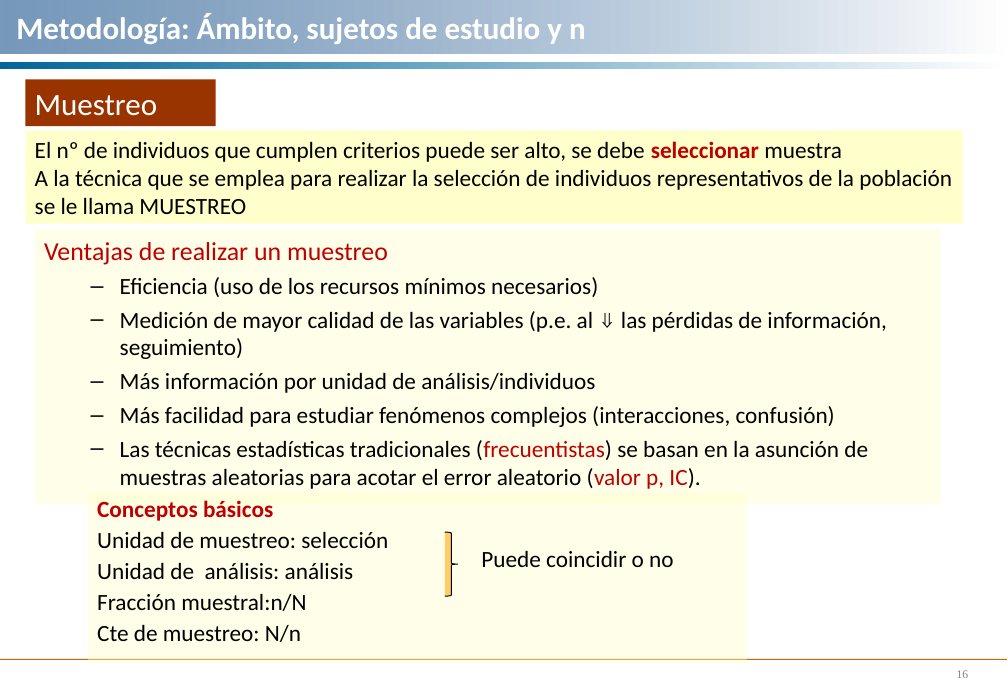
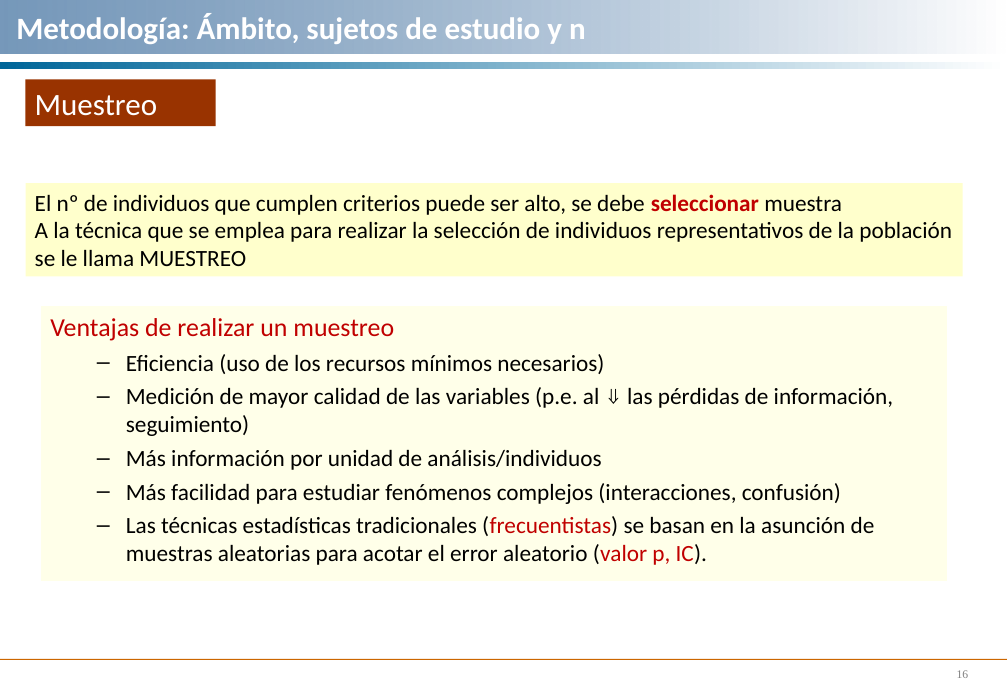
Before and after one commit to ibaitamayo/Taller_PI, a slide deck: slide 16 of Taller 2/Metodología. Taller.ppt. Drawn at 1008x698 pixels with LibreOffice and Linux fonts; fonts in the diff are those of the drawing. Boxes give left, top, right and bottom in pixels: in the first picture for what was removed or moved away, otherwise in the second. Text is boxed around its words. In the diff, an @@ line names an element or a change of style, - is before the commit and + after.

```diff
--- a/Taller 2/Metodología. Taller.ppt
+++ b/Taller 2/Metodología. Taller.ppt
@@ rectangle "El nº de individuos que ...": place and size @@
-rectangle "El nº de individuos que ..." at [25, 130, 962, 223]
+rectangle "El nº de individuos que ..." at [25, 183, 962, 276]
@@ rectangle "Ventajas de realizar un muestreo": place and size @@
-rectangle "Ventajas de realizar un muestreo" at [35, 230, 941, 504]
+rectangle "Ventajas de realizar un muestreo" at [41, 306, 947, 580]
@@ rectangle removed at [88, 493, 747, 663] @@
-Conceptos básicos
-Unidad de muestreo: selección
-Unidad de análisis: análisis
-Fracción muestral:n/N
-Cte de muestreo: N/n
@@ freeform shape removed at [444, 532, 458, 596] @@
@@ text removed at [481, 551, 673, 567] @@
-Puede coincidir o no
```
Also in this commit, not shown: 12 other slides changed, 12 slides added, 2 other files.
